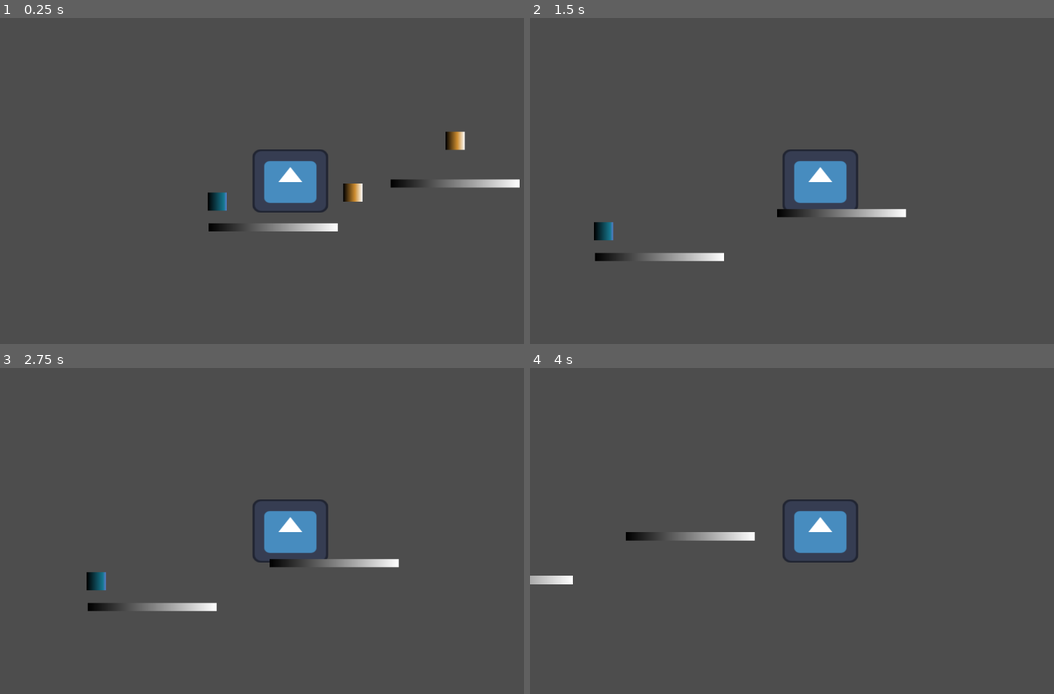
Above: before the commit, frames 1-4 (two rows, left to right).
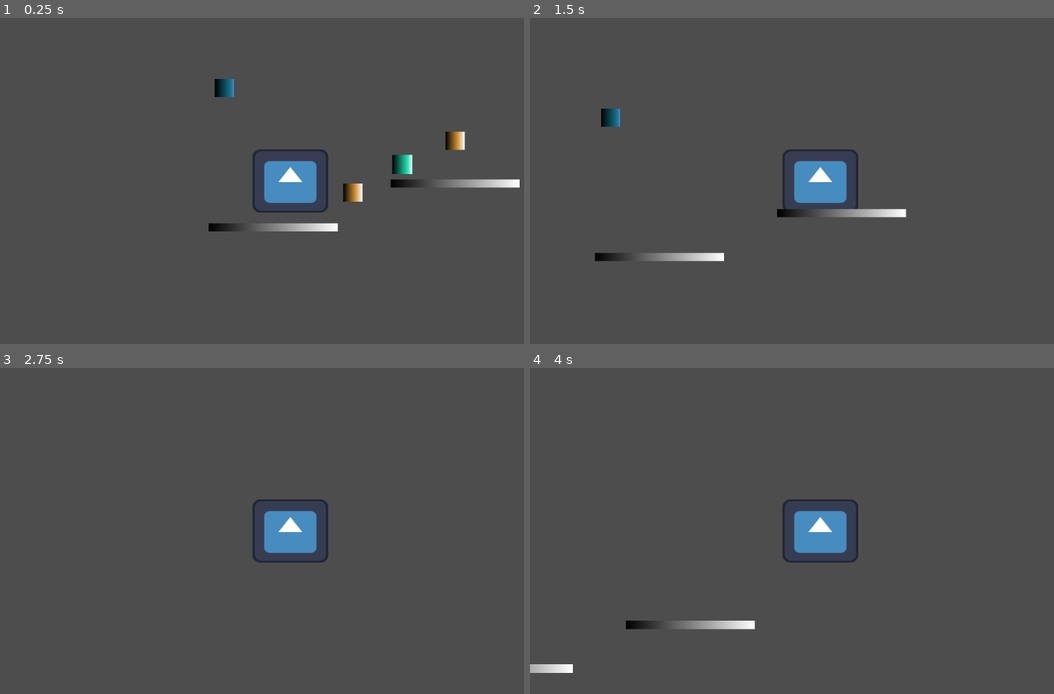
Above: after the commit, the same moments.

Repository: FedeRedes/plataformero
Game: Godot game, scene res://nivel.tscn
Same seed, same stepped clock (60 frames per second), same inputs: the game is played once before the commit and once after it. The engine's default icon, where the game draws it, is replaced by a stand-in: a white triangle on a blue panel in a dark square.
Inputs:
- Up to frame 1 (0.25 s): no input
- Up to frame 2 (1.5 s): hold D (derecha) from 0.53 s (still down); tap W (salto) at 0.6, 0.77, 1.07, 1.35 s
- Up to frame 3 (2.75 s): tap W (salto) at 1.52, 1.82, 2.1 s; release D (derecha) at 2.03 s; hold A (izquierda) from 2.03 s (still down)
- Up to frame 4 (4 s): release A (izquierda) at 2.78 s; hold D (derecha) from 2.78 s (still down); tap W (salto) at 2.85, 3.02, 3.32, 3.6, 3.77 s

The runs differ from the first frame. In frame 1, 0.7% of the frame differs, in the area x 39-79%, y 18-60%; in frame 2, 0.4%; in frame 3, 1.3%; in frame 4, 1.5%, in the area x 0-43%, y 50-94%.

Commit message:
agregar salto

Diff:
--- a/nivel.tscn
+++ b/nivel.tscn
@@ -1,10 +1,11 @@
-[gd_scene load_steps=6 format=3 uid="uid://cv7r8gunl7fpq"]
+[gd_scene load_steps=7 format=3 uid="uid://cv7r8gunl7fpq"]
 
 [ext_resource type="PackedScene" uid="uid://vrfl7y6nl4m0" path="res://jugador.tscn" id="1_h06de"]
 [ext_resource type="Script" uid="uid://cmistngr4tlv6" path="res://nivel.gd" id="1_j87l1"]
 [ext_resource type="PackedScene" uid="uid://cljph3q2f157g" path="res://props/piso.tscn" id="2_7gdj4"]
 [ext_resource type="PackedScene" uid="uid://4nvrxarrqhql" path="res://props/moneda.tscn" id="3_7gdj4"]
 [ext_resource type="PackedScene" uid="uid://s41jl43r3171" path="res://props/gema.tscn" id="5_ymy7k"]
+[ext_resource type="PackedScene" uid="uid://bk2i2ydhl3eg3" path="res://props/powerup/salto.tscn" id="6_vttml"]
 
 [node name="nivel" type="Node2D"]
 script = ExtResource("1_j87l1")
@@ -25,8 +26,12 @@
 position = Vector2(110, 43)
 
 [node name="gema" parent="." instance=ExtResource("5_ymy7k")]
-position = Vector2(-159, 61)
+position = Vector2(-145, -165)
+
+[node name="Salto" parent="." instance=ExtResource("6_vttml")]
+position = Vector2(212, -13)
 
 [connection signal="body_entered" from="Moneda" to="." method="_on_moneda_body_entered"]
 [connection signal="body_entered" from="Moneda2" to="." method="_on_moneda_body_entered"]
 [connection signal="body_entered" from="gema" to="." method="_on_gema_body_entered"]
+[connection signal="body_entered" from="Salto" to="CharacterBody2D" method="_on_salto_body_entered"]
